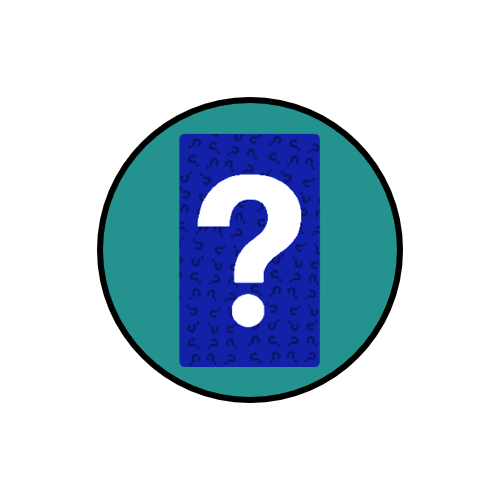
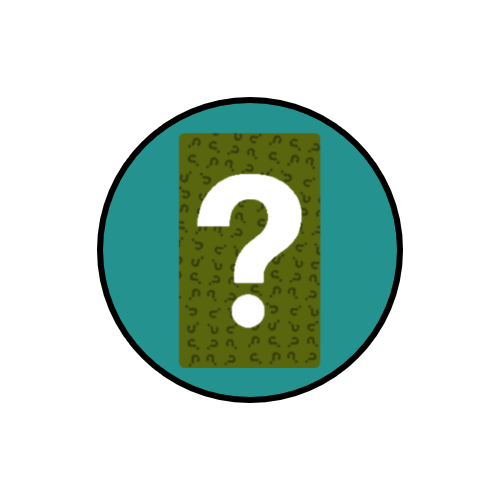
Layered file, before and after one edit (500 × 500). Changes by layer:
showed "Carta_Quiz.png", moved it above "camada2", painted on it over [178, 132, 322, 368]
hid "camada2", opacity 100% → 54% over [178, 132, 322, 368]
painted on "sketch" over [178, 132, 322, 368]
